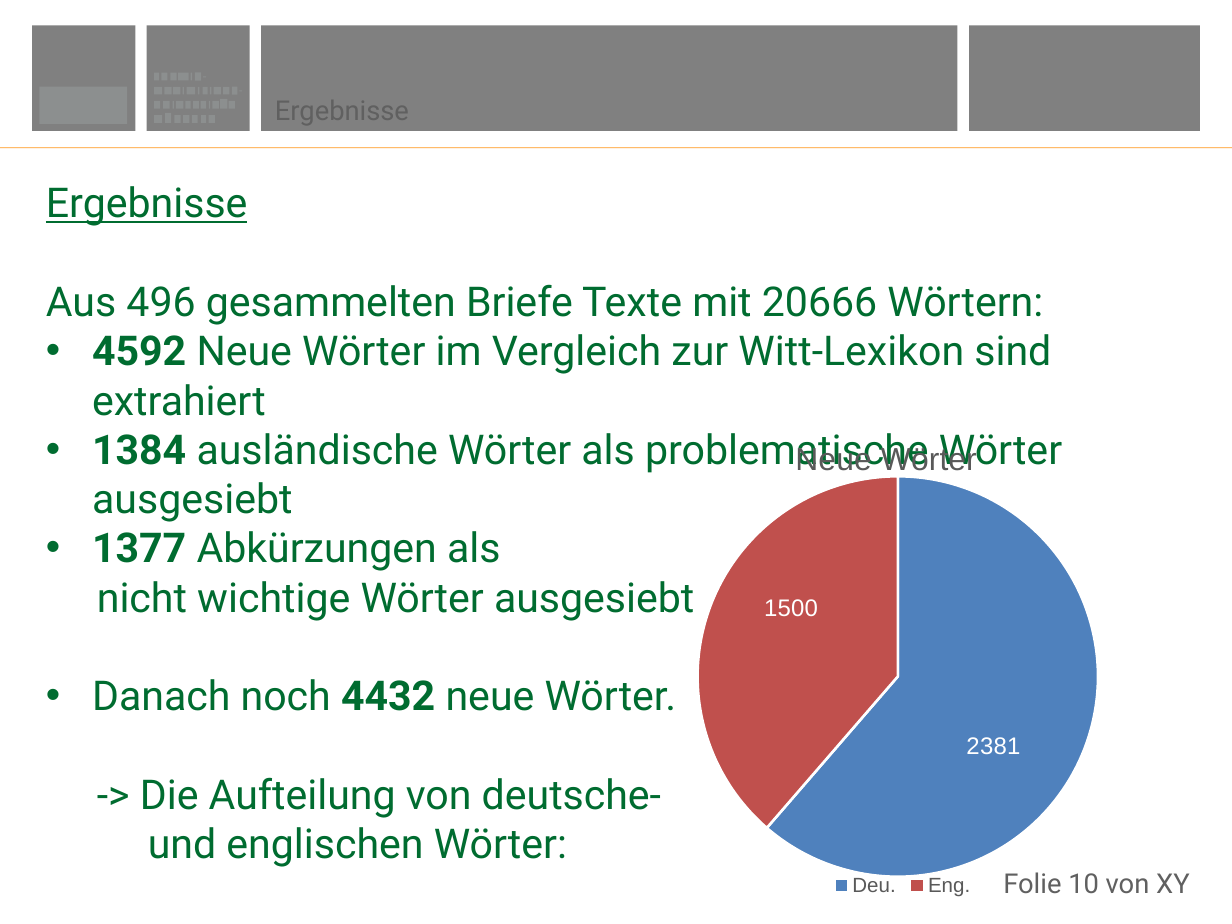
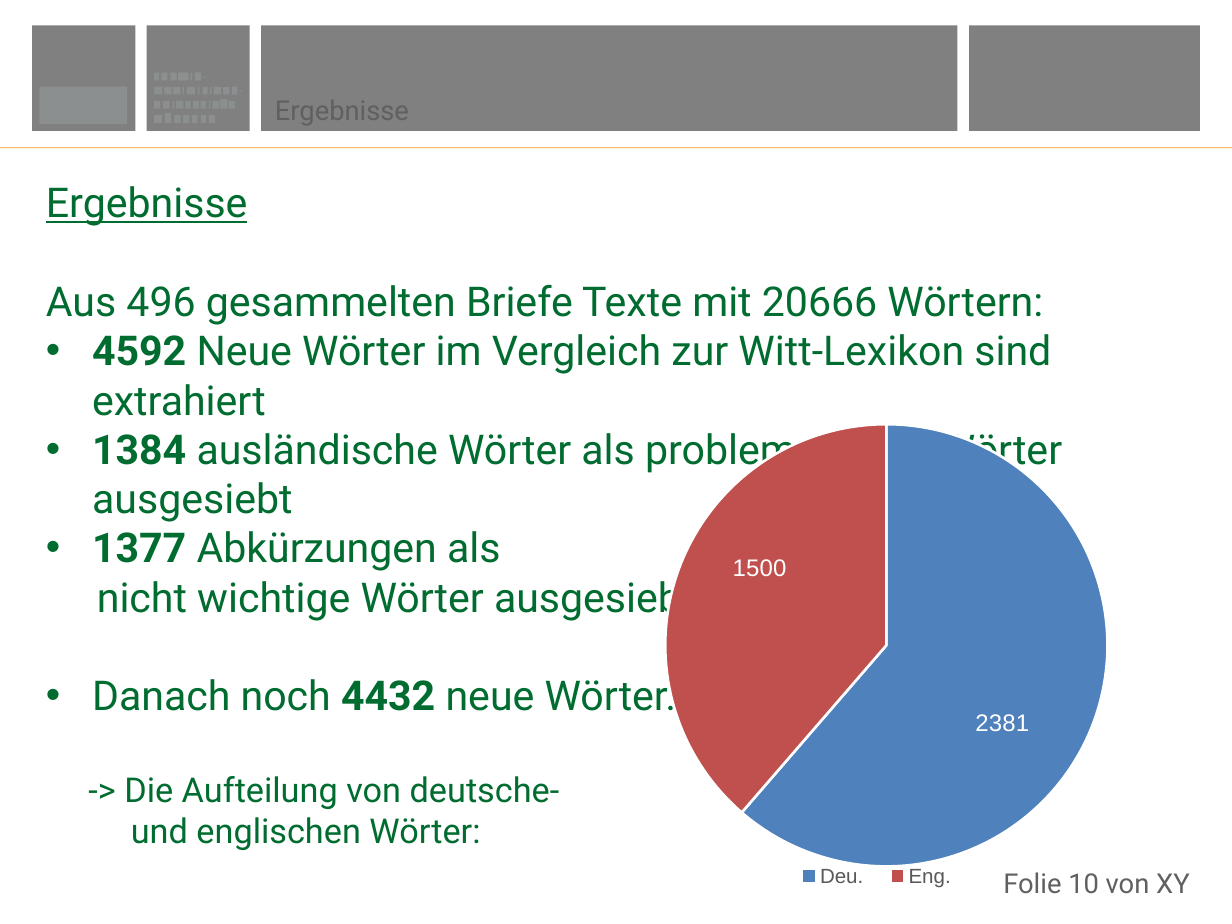
Before and after one commit to MaxEntGirl/wast-master-2018, a slide deck: slide 10 of L_lex/Vortrag.pptx. Drawn at 1232x924 pixels with LibreOffice and Linux fonts; fonts in the diff are those of the drawing; background and template pictures are left out. Boxes give left, top, right and bottom in pixels: in the first picture for what was removed or moved away, otherwise in the second. Text is boxed around its words. In the diff, an @@ line names an element or a change of style, - is before the commit and + after.

```diff
--- a/L_lex/Vortrag.pptx
+++ b/L_lex/Vortrag.pptx
@@ pie chart at bbox=[478, 408, 1232, 924] @@
@@ title "Neue Wörter" removed @@
-Neue Wörter: 2381, 1500
+Series 1: 2381, 1500
@@ pie chart: place and size @@
-pie chart at bbox=[487, 387, 1232, 924]
+pie chart at bbox=[478, 408, 1232, 924]
@@ text at bbox=[124, 776, 560, 850]: size 24 to 20 pt in "-> Die Aufteilung von deutsche-", "und englischen Wörter:" @@
```
Also in this commit, not shown: 2 other slides changed, 1 slide added.
